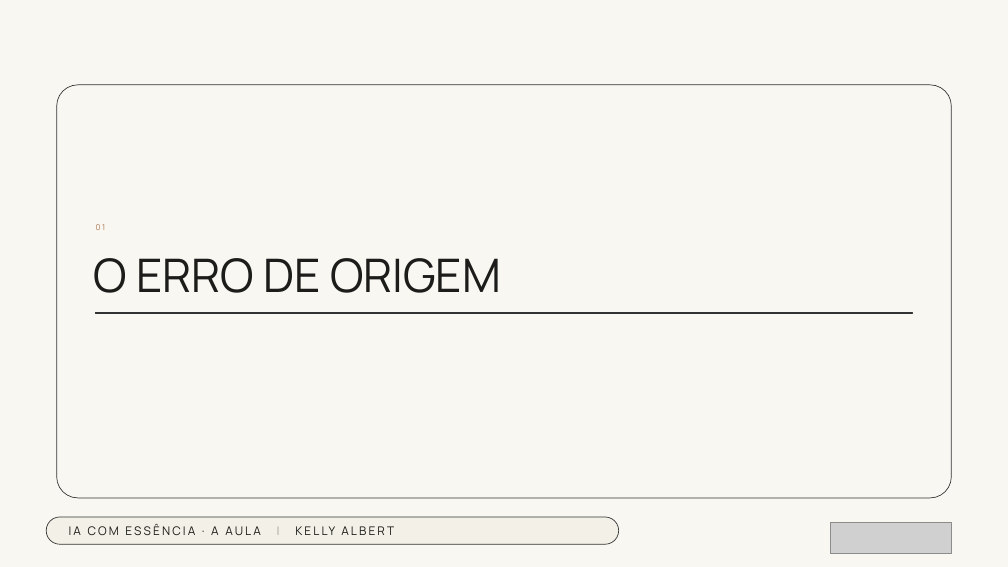
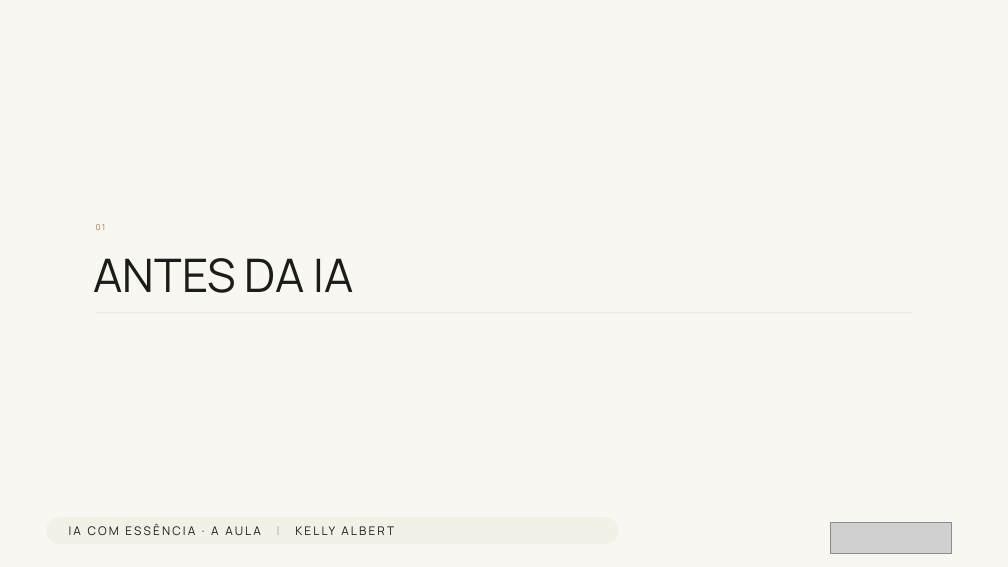
Before and after one commit to kellyalbertkabrand/Modelo_de_Apresentacao, a slide deck: slide 5 of decks/saida/aula-ia-com-essencia.pptx. Drawn at 1008x567 pixels with LibreOffice and Linux fonts; fonts in the diff are those of the drawing; grey boxes stand for pictures; background and template pictures are left out. Boxes give left, top, right and bottom in pixels: in the first picture for what was removed or moved away, otherwise in the second. Text is boxed around its words. In the diff, an @@ line names an element or a change of style, - is before the commit and + after.

```diff
--- a/decks/saida/aula-ia-com-essencia.pptx
+++ b/decks/saida/aula-ia-com-essencia.pptx
@@ rounded rectangle removed at (x1=56, y1=85, x2=951, y2=498) @@
@@ text at (x1=94, y1=258, x2=354, y2=293): text changed @@
-O ERRO DE ORIGEM
+ANTES DA IA
@@ rectangle at (x1=96, y1=312, x2=912, y2=313): outline #333333 1 pt to none @@
@@ rounded rectangle at (x1=46, y1=517, x2=619, y2=544): outline #333333 1 pt to none @@
```
Also in this commit, not shown: 17 other slides changed, 15 slides added, 18 slides removed, 32 other files.
